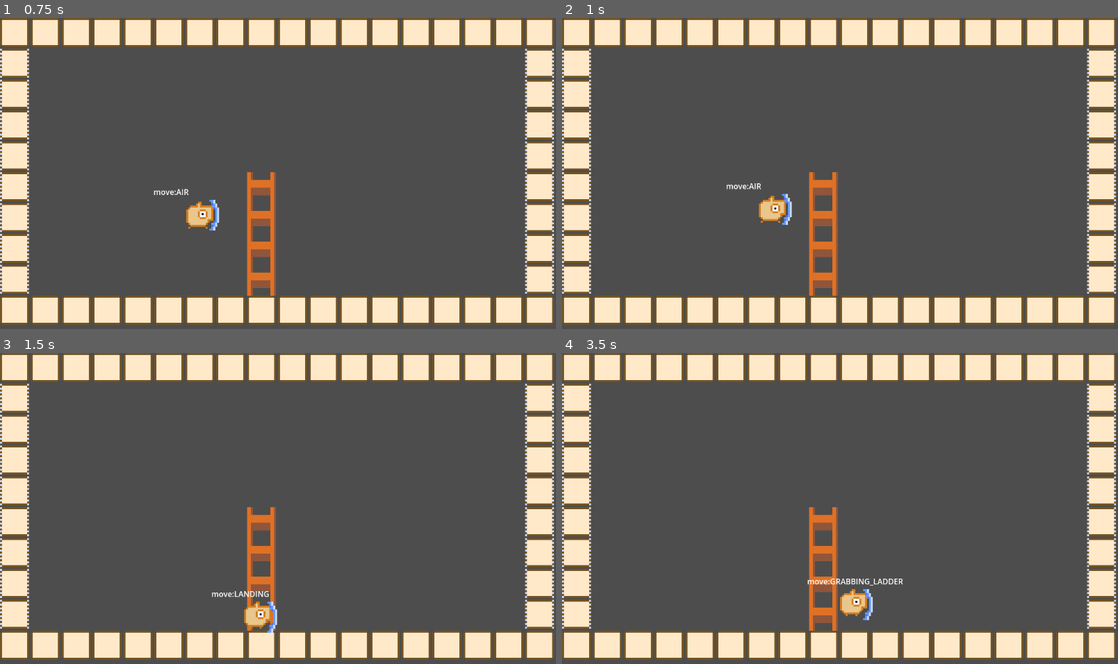
Above: before the commit, frames 1-4 (two rows, left to right).
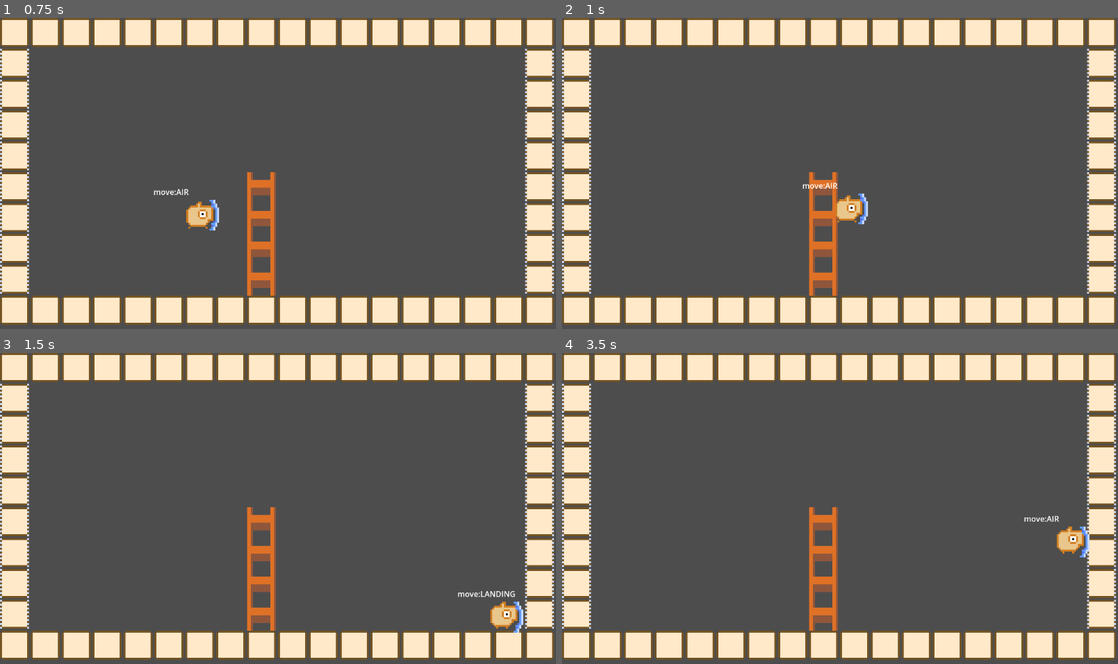
Above: after the commit, the same moments.

Repository: syun77/gd_inovania
Game: Godot game, scene res://Main.tscn
Same seed, same stepped clock (60 frames per second), same inputs: the game is played once before the commit and once after it.
Inputs (mouse positions are in pixels of both pictures, inside the frame that each line leads up to):
- Up to frame 1 (0.75 s): move the mouse to (400, 157) at 0.52 s; hold Right (ui_right) from 0.53 s (still down); hold Space (action) from 0.53 s (still down)
- Up to frame 2 (1 s): keep holding Right (ui_right); keep holding Space (action); tap Up (ui_up) at 0.77 s; tap Shift (special, bound only after the commit) at 0.8 s
- Up to frame 3 (1.5 s): keep holding Right (ui_right); move the mouse to (166, 524) at 1.27 s; release Space (action) at 1.28 s; tap Shift (special, bound only after the commit) at 1.35 s
- Up to frame 4 (3.5 s): tap Up (ui_up) at 1.52, 3.02 s; tap Space (action) at 1.55, 3.05 s; move the mouse to (895, 440) at 2.02 s; release Right (ui_right) at 2.03 s; hold Left (ui_left) 2.03-2.78 s; hold Space (action) 2.03-2.78 s; tap Shift (special, bound only after the commit) at 2.3, 2.85 s; move the mouse to (812, 570) at 2.77 s; hold Right (ui_right) from 2.78 s (still down)

Frame 1 is identical in both runs. In frame 2, 1.0% of the frame differs, in the area x 29-56%, y 52-67%; in frame 3, 1.0%; in frame 4, 1.1%, in the area x 44-95%, y 52-86%.

Commit message:
ダッシュを実装中

Diff:
--- a/gd_inovania/project.godot
+++ b/gd_inovania/project.godot
@@ -38,6 +38,13 @@
 , Object(InputEventJoypadButton,"resource_local_to_scene":false,"resource_name":"","device":-1,"button_index":0,"pressure":0.0,"pressed":false,"script":null)
 ]
 }
+special={
+"deadzone": 0.5,
+"events": [Object(InputEventKey,"resource_local_to_scene":false,"resource_name":"","device":-1,"window_id":0,"alt_pressed":false,"shift_pressed":false,"ctrl_pressed":false,"meta_pressed":false,"pressed":false,"keycode":0,"physical_keycode":4194325,"key_label":0,"unicode":0,"echo":false,"script":null)
+, Object(InputEventKey,"resource_local_to_scene":false,"resource_name":"","device":-1,"window_id":0,"alt_pressed":false,"shift_pressed":false,"ctrl_pressed":false,"meta_pressed":false,"pressed":false,"keycode":0,"physical_keycode":88,"key_label":0,"unicode":120,"echo":false,"script":null)
+, Object(InputEventJoypadButton,"resource_local_to_scene":false,"resource_name":"","device":-1,"button_index":1,"pressure":0.0,"pressed":false,"script":null)
+]
+}
 
 [layer_names]
 
--- a/gd_inovania/src/player/Player.gd
+++ b/gd_inovania/src/player/Player.gd
@@ -6,12 +6,15 @@
 # ---------------------------------
 # const.
 # ---------------------------------
-var ANIM_NORMAL_TBL = [0, 1]
-var ANIM_DEAD_TBL = [2, 3, 4, 5]
-
+## アニメーションテーブル.
+const ANIM_NORMAL_TBL = [0, 1]
+const ANIM_DEAD_TBL = [2, 3, 4, 5]
+## ジャンプの拡大・縮小演出.
 const JUMP_SCALE_TIME := 0.2
 const JUMP_SCALE_VAL_JUMP := 0.2
 const JUMP_SCALE_VAL_LANDING := 0.25
+## ダッシュタイマー.
+const DASH_TIME = 0.1
 
 ## 状態.
 enum eState {
@@ -81,10 +84,15 @@
 ## ジャンプ回数.
 var _jump_cnt = 0
 var _jump_cnt_max = 1
+## ダッシュ回数.
+var _dash_cnt = 0
+var _dash_cnt_max = 1
 ## 獲得したアイテム.
 var _itemID:Map.eItem = Map.eItem.NONE
 ## はしご接触数.
 var _ladder_count = 0
+## ダッシュタイマー.
+var _timer_dash = 0.0
 
 # ---------------------------------
 # public functions.
@@ -159,7 +167,7 @@
 	_update_recovery(delta)
 
 	# 移動処理.
-	_update_moving()
+	_update_moving(delta)
 
 	# アニメーション更新.
 	_update_anim()
@@ -206,6 +214,7 @@
 		_jump_scale = eJumpScale.LANDING
 		_jump_scale_timer = JUMP_SCALE_TIME
 	_jump_cnt = 0 # ジャンプ回数をリセット.
+	_dash_cnt = 0 # ダッシュ回数をリセット.
 
 
 ## HP回復処理.
@@ -232,7 +241,12 @@
 	_update_collision_layer()
 
 ## 移動処理.
-func _update_moving() -> void:
+func _update_moving(delta:float) -> void:
+	# ダッシュタイマー更新.
+	if _timer_dash > 0.0:
+		_timer_dash -= delta
+
+	# ダメージ処理.
 	if _is_damage:
 		_is_damage = false
 		if _timer_muteki <= 0:
@@ -270,6 +284,10 @@
 			var is_wall_jump = _is_climbing_wall()
 			_start_jump(is_wall_jump)
 			_move_state = eMoveState.AIR
+		elif _check_dash():
+			# ダッシュ開始.
+			_start_dash()
+			_move_state = eMoveState.AIR
 	elif _is_fall_through:
 		# 飛び降り中.
 		if _check_fall_through() == false:
@@ -287,6 +305,10 @@
 		# ジャンプする.
 		_start_jump()
 
+	elif _check_dash():
+		# ダッシュする.
+		_start_dash()
+
 	# 左右移動の更新.
 	_update_horizontal_moving(can_move)
 
@@ -338,6 +360,24 @@
 	_jump_scale = eJumpScale.JUMPING
 	_jump_scale_timer = JUMP_SCALE_TIME
 
+## ダッシュチェック.
+func _check_dash() -> bool:
+	if Input.is_action_just_pressed("special") == false:
+		return false # ダッシュボタンを押していない.
+
+	if _dash_cnt >= _dash_cnt_max:
+		return false # ダッシュ回数が足りない.
+
+	return true
+
+## ダッシュ開始.
+func _start_dash() -> void:
+	velocity.y = 0
+	_timer_dash = DASH_TIME
+
+## ダッシュ中かどうか.
+func _is_dash() -> bool:
+	return _timer_dash > 0.0
 
 ## 飛び降り判定.
 func _check_fall_through() -> bool:
@@ -367,6 +407,13 @@
 
 	var MOVE_SPEED = _config.move_speed
 	var AIR_ACC_RATIO = _config.air_acc_ratio
+
+	if _is_dash():
+		# ダッシュ中.
+		## ひとまず1.5倍.
+		var DASH_ACC_RATIO = _config.ground_acc_ratio * 50
+		velocity.x = _direction * MOVE_SPEED * DASH_ACC_RATIO
+		return
 
 	if _is_in_the_air():
 		# 空中移動.
@@ -554,6 +601,9 @@
 
 ## 重力の影響を受ける移動状態かどうか.
 func _is_add_gravity() -> bool:
+	if _is_dash():
+		return false # ダッシュ中は重力の影響を受けない.
+
 	match _move_state:
 		eMoveState.GRABBING_LADDER, eMoveState.CLIMBING_WALL:
 			return false
